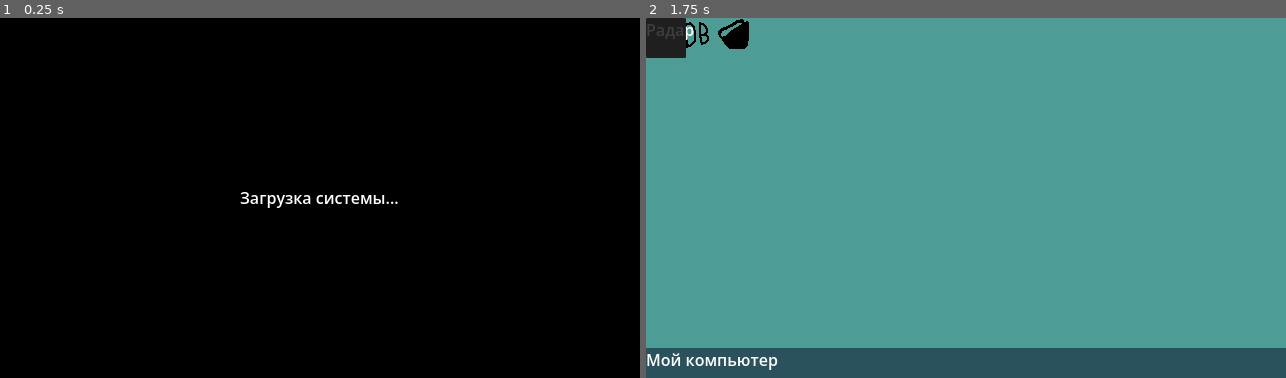
Above: before the commit, frames 1-2 (left to right).
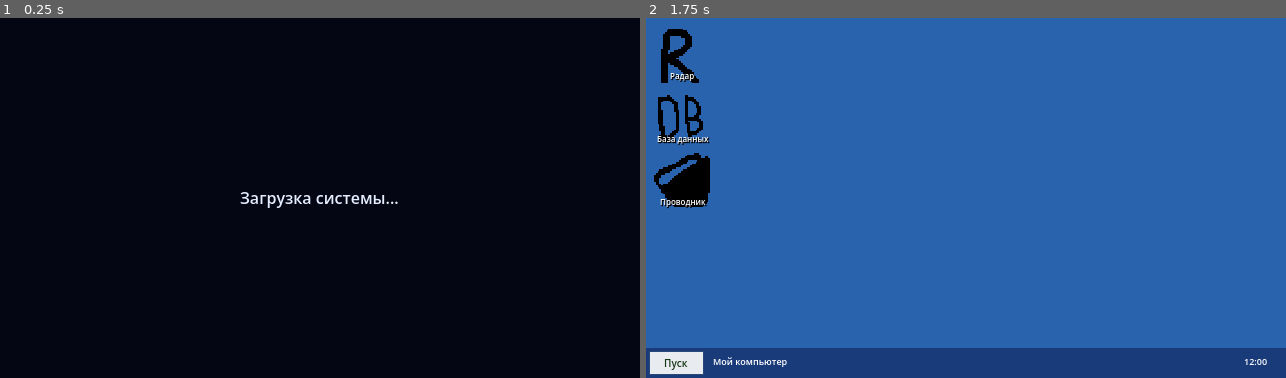
Above: after the commit, the same moments.

Repository: Blyaprint/StudakPlease
Game: Godot game, scene res://scenes/main.tscn
Two runs of this game, one before a commit and one after it. Both use one fixed random seed, a clock stepped at 60 frames per second and the inputs below.
Inputs (mouse positions are in pixels of both pictures, inside the frame that each line leads up to):
- Up to frame 1 (0.25 s): no input
- Up to frame 2 (1.75 s): tap Enter at 0.5 s; move the mouse to (1106, 180) at 0.52 s; tap L at 0.6 s; click (1106, 180) at 0.67 s; tap Space at 0.77, 1.25 s; drag from (838, 216) to (934, 270) at 1.27 s

The runs differ from the first frame. In frame 1, 0.1% of the frame differs, in the area x 37-63%, y 48-53%; in frame 2, 100%, in the area x 0-100%, y 0-100%.

Commit message:
Restyle PC scene as Windows XP-inspired desktop

Diff:
--- a/scenes/pc.tscn
+++ b/scenes/pc.tscn
@@ -5,6 +5,22 @@
 [ext_resource type="Texture2D" uid="uid://brpaln4e8u5vg" path="res://assets/sprites/GUI/db_ico.png" id="3_uuu8i"]
 [ext_resource type="Texture2D" uid="uid://dltwqvyncqx7m" path="res://assets/sprites/GUI/folder_ico.png" id="4_pghs8"]
 
+[sub_resource type="StyleBoxFlat" id="DesktopWindowStyle"]
+bg_color = Color(0.91, 0.92, 0.94, 1)
+border_width_left = 1
+border_width_top = 1
+border_width_right = 1
+border_width_bottom = 1
+border_color = Color(0.16, 0.28, 0.48, 1)
+
+[sub_resource type="StyleBoxFlat" id="IconSelectionStyle"]
+bg_color = Color(0.12, 0.38, 0.82, 0.38)
+border_width_left = 1
+border_width_top = 1
+border_width_right = 1
+border_width_bottom = 1
+border_color = Color(0.55, 0.75, 1, 0.95)
+
 [node name="PC" type="CanvasLayer" unique_id=224578492]
 layer = 100
 
@@ -24,7 +40,7 @@
 anchor_bottom = 1.0
 grow_horizontal = 2
 grow_vertical = 2
-color = Color(0, 0, 0, 1)
+color = Color(0.015, 0.025, 0.08, 1)
 
 [node name="BootText" type="Label" parent="PC_UI/BootScreen" unique_id=1600702623]
 layout_mode = 1
@@ -33,7 +49,8 @@
 anchor_bottom = 1.0
 grow_horizontal = 2
 grow_vertical = 2
-text = "Loading..."
+theme_override_colors/font_color = Color(0.9, 0.93, 1, 1)
+text = "Запуск Windows XP..."
 horizontal_alignment = 1
 vertical_alignment = 1
 
@@ -52,68 +69,131 @@
 anchor_bottom = 1.0
 grow_horizontal = 2
 grow_vertical = 2
-color = Color(0.30019426, 0.6157096, 0.58759916, 1)
-
-[node name="IconsContainer" type="HBoxContainer" parent="PC_UI/Desktop" unique_id=1414270239]
-layout_mode = 1
-anchors_preset = 15
-anchor_right = 1.0
-anchor_bottom = 1.0
-offset_right = -536.0
-offset_bottom = -328.0
-grow_horizontal = 2
-grow_vertical = 2
+mouse_filter = 2
+color = Color(0.16, 0.39, 0.68, 1)
+
+[node name="IconsContainer" type="VBoxContainer" parent="PC_UI/Desktop" unique_id=1414270239]
+layout_mode = 1
+anchors_preset = 0
+offset_left = 7.0
+offset_top = 7.0
+offset_right = 67.0
+offset_bottom = 210.0
+theme_override_constants/separation = 5
 
 [node name="IconRadar" type="TextureButton" parent="PC_UI/Desktop/IconsContainer" unique_id=1474743792]
+custom_minimum_size = Vector2(52, 58)
 layout_mode = 2
 texture_normal = ExtResource("2_heffb")
+stretch_mode = 5
+ignore_texture_size = true
+tooltip_text = "Радар"
+
+[node name="SelectionFrame" type="Panel" parent="PC_UI/Desktop/IconsContainer/IconRadar"]
+z_index = 1
+layout_mode = 1
+anchors_preset = 15
+anchor_right = 1.0
+anchor_bottom = 1.0
+grow_horizontal = 2
+grow_vertical = 2
+mouse_filter = 2
+theme_override_styles/panel = SubResource("IconSelectionStyle")
+visible = false
+
+[node name="IconLabel" type="Label" parent="PC_UI/Desktop/IconsContainer/IconRadar"]
+z_index = 2
+layout_mode = 1
+anchors_preset = 12
+anchor_top = 1.0
+anchor_right = 1.0
+anchor_bottom = 1.0
+offset_top = -13.0
+grow_horizontal = 2
+mouse_filter = 2
+theme_override_colors/font_color = Color(1, 1, 1, 1)
+theme_override_colors/font_shadow_color = Color(0, 0, 0, 1)
+theme_override_constants/shadow_offset_x = 1
+theme_override_constants/shadow_offset_y = 1
+theme_override_font_sizes/font_size = 8
+text = "Радар"
+horizontal_alignment = 1
 
 [node name="IconDatabase" type="TextureButton" parent="PC_UI/Desktop/IconsContainer" unique_id=1777161786]
+custom_minimum_size = Vector2(52, 58)
 layout_mode = 2
 texture_normal = ExtResource("3_uuu8i")
+stretch_mode = 5
+ignore_texture_size = true
+tooltip_text = "База данных"
+
+[node name="SelectionFrame" type="Panel" parent="PC_UI/Desktop/IconsContainer/IconDatabase"]
+z_index = 1
+layout_mode = 1
+anchors_preset = 15
+anchor_right = 1.0
+anchor_bottom = 1.0
+grow_horizontal = 2
+grow_vertical = 2
+mouse_filter = 2
+theme_override_styles/panel = SubResource("IconSelectionStyle")
+visible = false
+
+[node name="IconLabel" type="Label" parent="PC_UI/Desktop/IconsContainer/IconDatabase"]
+z_index = 2
+layout_mode = 1
+anchors_preset = 12
+anchor_top = 1.0
+anchor_right = 1.0
+anchor_bottom = 1.0
+offset_top = -13.0
+grow_horizontal = 2
+mouse_filter = 2
+theme_override_colors/font_color = Color(1, 1, 1, 1)
+theme_override_colors/font_shadow_color = Color(0, 0, 0, 1)
+theme_override_constants/shadow_offset_x = 1
+theme_override_constants/shadow_offset_y = 1
+theme_override_font_sizes/font_size = 8
+text = "База данных"
+horizontal_alignment = 1
 
 [node name="IconFolder" type="TextureButton" parent="PC_UI/Desktop/IconsContainer" unique_id=1794787456]
+custom_minimum_size = Vector2(52, 58)
 layout_mode = 2
 texture_normal = ExtResource("4_pghs8")
-
-[node name="WindowLayer" type="Control" parent="PC_UI/Desktop" unique_id=1461003576]
-anchors_preset = 0
-offset_right = 40.0
-offset_bottom = 40.0
-
-[node name="RadarWindow" type="Panel" parent="PC_UI/Desktop/WindowLayer" unique_id=618165389]
-layout_mode = 0
-offset_right = 40.0
-offset_bottom = 40.0
-
-[node name="Window" type="ColorRect" parent="PC_UI/Desktop/WindowLayer/RadarWindow" unique_id=997093272]
-layout_mode = 0
-offset_right = 40.0
-offset_bottom = 40.0
-color = Color(0.23031491, 0.23031494, 0.23031494, 1)
-
-[node name="Title" type="ColorRect" parent="PC_UI/Desktop/WindowLayer/RadarWindow" unique_id=1809227321]
-layout_mode = 1
-anchors_preset = 10
-anchor_right = 1.0
-grow_horizontal = 2
-color = Color(0, 0, 0, 1)
-
-[node name="TitleText" type="Label" parent="PC_UI/Desktop/WindowLayer/RadarWindow" unique_id=1500226485]
-layout_mode = 0
-offset_right = 40.0
-offset_bottom = 23.0
-text = "Радар"
-
-[node name="DatabaseWindow" type="Panel" parent="PC_UI/Desktop/WindowLayer" unique_id=679086151]
-layout_mode = 0
-offset_right = 40.0
-offset_bottom = 40.0
-
-[node name="FolderWindow" type="Panel" parent="PC_UI/Desktop/WindowLayer" unique_id=305562571]
-layout_mode = 0
-offset_right = 40.0
-offset_bottom = 40.0
+stretch_mode = 5
+ignore_texture_size = true
+tooltip_text = "Проводник"
+
+[node name="SelectionFrame" type="Panel" parent="PC_UI/Desktop/IconsContainer/IconFolder"]
+z_index = 1
+layout_mode = 1
+anchors_preset = 15
+anchor_right = 1.0
+anchor_bottom = 1.0
+grow_horizontal = 2
+grow_vertical = 2
+mouse_filter = 2
+theme_override_styles/panel = SubResource("IconSelectionStyle")
+visible = false
+
+[node name="IconLabel" type="Label" parent="PC_UI/Desktop/IconsContainer/IconFolder"]
+z_index = 2
+layout_mode = 1
+anchors_preset = 12
+anchor_top = 1.0
+anchor_right = 1.0
+anchor_bottom = 1.0
+offset_top = -13.0
+grow_horizontal = 2
+mouse_filter = 2
+theme_override_colors/font_color = Color(1, 1, 1, 1)
+theme_override_colors/font_shadow_color = Color(0, 0, 0, 1)
+theme_override_constants/shadow_offset_x = 1
+theme_override_constants/shadow_offset_y = 1
+theme_override_font_sizes/font_size = 8
+text = "Проводник"
+horizontal_alignment = 1
 
 [node name="TaskBar" type="ColorRect" parent="PC_UI/Desktop" unique_id=740108363]
 custom_minimum_size = Vector2(0, 30)
@@ -122,16 +202,223 @@
 anchor_top = 1.0
 anchor_right = 1.0
 anchor_bottom = 1.0
+offset_top = -30.0
 grow_horizontal = 2
 grow_vertical = 0
-color = Color(0.16674927, 0.32192218, 0.3640194, 1)
+color = Color(0.10, 0.23, 0.48, 1)
+
+[node name="StartButton" type="Panel" parent="PC_UI/Desktop/TaskBar"]
+layout_mode = 0
+offset_left = 3.0
+offset_top = 3.0
+offset_right = 58.0
+offset_bottom = 27.0
+theme_override_styles/panel = SubResource("DesktopWindowStyle")
+
+[node name="StartLabel" type="Label" parent="PC_UI/Desktop/TaskBar/StartButton"]
+layout_mode = 1
+anchors_preset = 15
+anchor_right = 1.0
+anchor_bottom = 1.0
+grow_horizontal = 2
+grow_vertical = 2
+theme_override_colors/font_color = Color(0.08, 0.22, 0.08, 1)
+theme_override_font_sizes/font_size = 10
+text = "Пуск"
+horizontal_alignment = 1
+vertical_alignment = 1
 
 [node name="TaskbarLabel" type="Label" parent="PC_UI/Desktop/TaskBar" unique_id=18694447]
 layout_mode = 0
-offset_right = 40.0
+offset_left = 67.0
+offset_top = 7.0
+offset_right = 180.0
+offset_bottom = 24.0
+theme_override_colors/font_color = Color(1, 1, 1, 1)
+theme_override_font_sizes/font_size = 9
+text = "Мой компьютер"
+
+[node name="Clock" type="Label" parent="PC_UI/Desktop/TaskBar"]
+layout_mode = 0
+offset_left = 585.0
+offset_top = 7.0
+offset_right = 635.0
+offset_bottom = 24.0
+theme_override_colors/font_color = Color(1, 1, 1, 1)
+theme_override_font_sizes/font_size = 9
+text = "12:00"
+horizontal_alignment = 1
+
+[node name="WindowLayer" type="Control" parent="PC_UI" unique_id=1461003576]
+layout_mode = 1
+anchors_preset = 15
+anchor_right = 1.0
+anchor_bottom = 1.0
+grow_horizontal = 2
+grow_vertical = 2
+mouse_filter = 1
+
+[node name="RadarWindow" type="Panel" parent="PC_UI/WindowLayer" unique_id=618165389]
+offset_right = 250.0
+offset_bottom = 150.0
+theme_override_styles/panel = SubResource("DesktopWindowStyle")
+
+[node name="Window" type="ColorRect" parent="PC_UI/WindowLayer/RadarWindow" unique_id=997093272]
+layout_mode = 1
+anchors_preset = 15
+anchor_right = 1.0
+anchor_bottom = 1.0
+offset_top = 24.0
+grow_horizontal = 2
+grow_vertical = 2
+mouse_filter = 2
+color = Color(0.93, 0.94, 0.96, 1)
+
+[node name="Title" type="ColorRect" parent="PC_UI/WindowLayer/RadarWindow" unique_id=1809227321]
+layout_mode = 1
+anchors_preset = 10
+anchor_right = 1.0
 offset_bottom = 23.0
-text = "Мой компьютер"
-
-[connection signal="gui_input" from="PC_UI/Desktop/WindowLayer/RadarWindow" to="PC_UI" method="_on_window_gui_input"]
-[connection signal="gui_input" from="PC_UI/Desktop/WindowLayer/DatabaseWindow" to="PC_UI" method="_on_window_gui_input"]
-[connection signal="gui_input" from="PC_UI/Desktop/WindowLayer/FolderWindow" to="PC_UI" method="_on_window_gui_input"]
+grow_horizontal = 2
+mouse_filter = 2
+color = Color(0.05, 0.24, 0.62, 1)
+
+[node name="TitleText" type="Label" parent="PC_UI/WindowLayer/RadarWindow" unique_id=1500226485]
+layout_mode = 0
+offset_left = 7.0
+offset_top = 3.0
+offset_right = 190.0
+offset_bottom = 21.0
+mouse_filter = 2
+theme_override_colors/font_color = Color(1, 1, 1, 1)
+theme_override_font_sizes/font_size = 10
+text = "Радар"
+
+[node name="RadarContent" type="Label" parent="PC_UI/WindowLayer/RadarWindow"]
+layout_mode = 0
+offset_left = 10.0
+offset_top = 39.0
+offset_right = 240.0
+offset_bottom = 130.0
+theme_override_colors/font_color = Color(0.12, 0.14, 0.18, 1)
+theme_override_font_sizes/font_size = 9
+text = "Система наблюдения\n\nДанные пока не загружены."
+autowrap_mode = 2
+
+[node name="DatabaseWindow" type="Panel" parent="PC_UI/WindowLayer" unique_id=679086151]
+offset_left = 35.0
+offset_top = 25.0
+offset_right = 285.0
+offset_bottom = 175.0
+theme_override_styles/panel = SubResource("DesktopWindowStyle")
+
+[node name="Title" type="ColorRect" parent="PC_UI/WindowLayer/DatabaseWindow"]
+layout_mode = 1
+anchors_preset = 10
+anchor_right = 1.0
+offset_bottom = 23.0
+grow_horizontal = 2
+mouse_filter = 2
+color = Color(0.05, 0.24, 0.62, 1)
+
+[node name="TitleText" type="Label" parent="PC_UI/WindowLayer/DatabaseWindow"]
+layout_mode = 0
+offset_left = 7.0
+offset_top = 3.0
+offset_right = 190.0
+offset_bottom = 21.0
+mouse_filter = 2
+theme_override_colors/font_color = Color(1, 1, 1, 1)
+theme_override_font_sizes/font_size = 10
+text = "База данных"
+
+[node name="DatabaseContent" type="Label" parent="PC_UI/WindowLayer/DatabaseWindow"]
+layout_mode = 0
+offset_left = 10.0
+offset_top = 39.0
+offset_right = 240.0
+offset_bottom = 130.0
+theme_override_colors/font_color = Color(0.12, 0.14, 0.18, 1)
+theme_override_font_sizes/font_size = 9
+text = "База посетителей\n\nНет подключённых записей."
+autowrap_mode = 2
+
+[node name="FolderWindow" type="Panel" parent="PC_UI/WindowLayer" unique_id=305562571]
+offset_left = 65.0
+offset_top = 40.0
+offset_right = 335.0
+offset_bottom = 205.0
+theme_override_styles/panel = SubResource("DesktopWindowStyle")
+
+[node name="Title" type="ColorRect" parent="PC_UI/WindowLayer/FolderWindow"]
+layout_mode = 1
+anchors_preset = 10
+anchor_right = 1.0
+offset_bottom = 23.0
+grow_horizontal = 2
+mouse_filter = 2
+color = Color(0.05, 0.24, 0.62, 1)
+
+[node name="TitleText" type="Label" parent="PC_UI/WindowLayer/FolderWindow"]
+layout_mode = 0
+offset_left = 7.0
+offset_top = 3.0
+offset_right = 190.0
+offset_bottom = 21.0
+mouse_filter = 2
+theme_override_colors/font_color = Color(1, 1, 1, 1)
+theme_override_font_sizes/font_size = 10
+text = "Проводник"
+
+[node name="Toolbar" type="ColorRect" parent="PC_UI/WindowLayer/FolderWindow"]
+layout_mode = 0
+offset_left = 1.0
+offset_top = 24.0
+offset_right = 269.0
+offset_bottom = 43.0
+mouse_filter = 2
+color = Color(0.84, 0.87, 0.91, 1)
+
+[node name="AddressLabel" type="Label" parent="PC_UI/WindowLayer/FolderWindow"]
+layout_mode = 0
+offset_left = 7.0
+offset_top = 27.0
+offset_right = 260.0
+offset_bottom = 41.0
+mouse_filter = 2
+theme_override_colors/font_color = Color(0.16, 0.18, 0.22, 1)
+theme_override_font_sizes/font_size = 8
+text = "Адрес: Мой компьютер"
+
+[node name="Sidebar" type="ColorRect" parent="PC_UI/WindowLayer/FolderWindow"]
+layout_mode = 0
+offset_left = 1.0
+offset_top = 44.0
+offset_right = 77.0
+offset_bottom = 164.0
+mouse_filter = 2
+color = Color(0.78, 0.84, 0.91, 1)
+
+[node name="SidebarText" type="Label" parent="PC_UI/WindowLayer/FolderWindow"]
+layout_mode = 0
+offset_left = 7.0
+offset_top = 51.0
+offset_right = 72.0
+offset_bottom = 150.0
+mouse_filter = 2
+theme_override_colors/font_color = Color(0.12, 0.19, 0.3, 1)
+theme_override_font_sizes/font_size = 8
+text = "Системные\nзадачи\n\nДругие\nместа\n\nПодробно"
+autowrap_mode = 2
+
+[node name="FolderContent" type="Label" parent="PC_UI/WindowLayer/FolderWindow"]
+layout_mode = 0
+offset_left = 86.0
+offset_top = 54.0
+offset_right = 260.0
+offset_bottom = 145.0
+mouse_filter = 2
+theme_override_colors/font_color = Color(0.12, 0.14, 0.18, 1)
+theme_override_font_sizes/font_size = 9
+text = "Мои документы\nЛокальный диск (C:)\nСетевое окружение"
+autowrap_mode = 2
